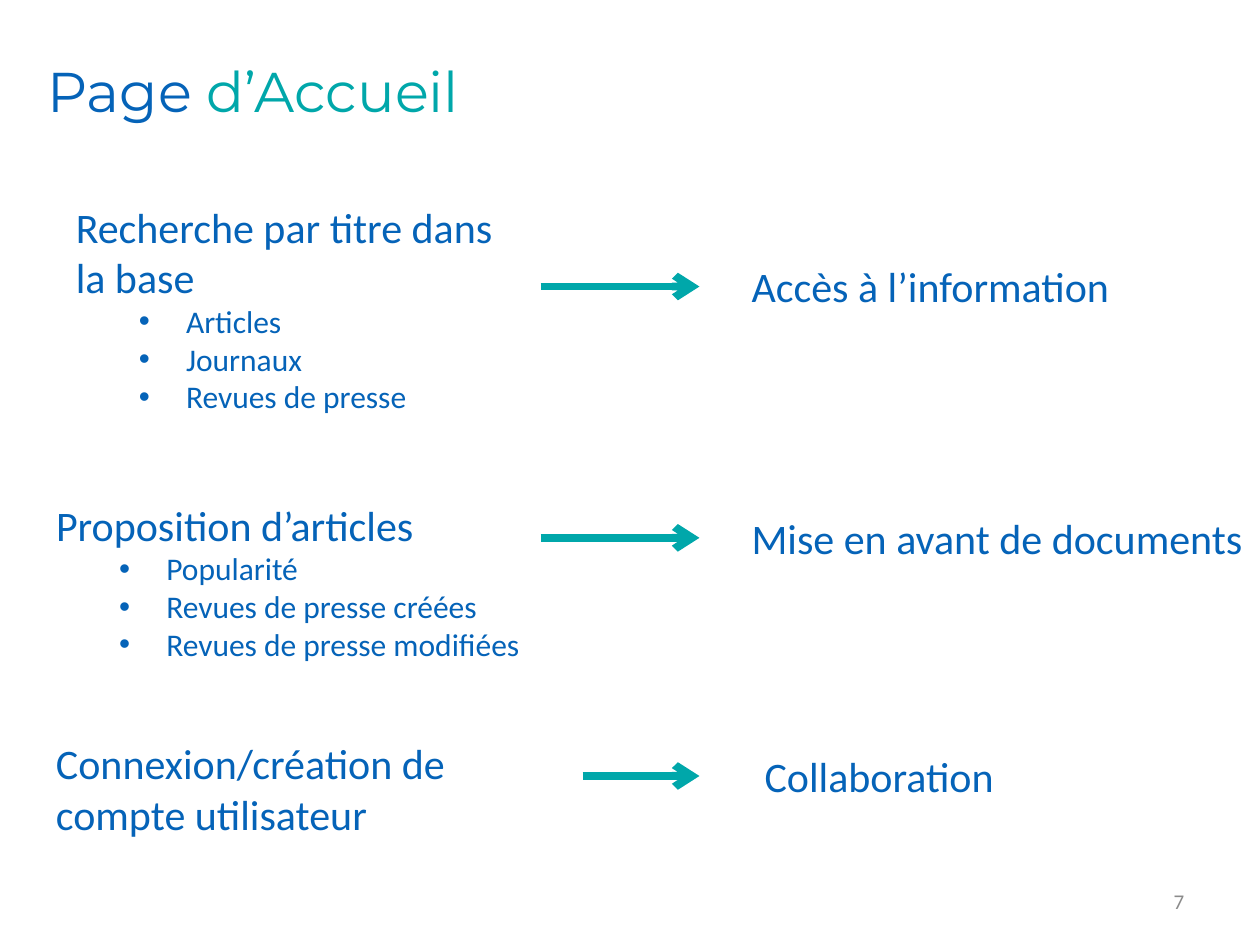
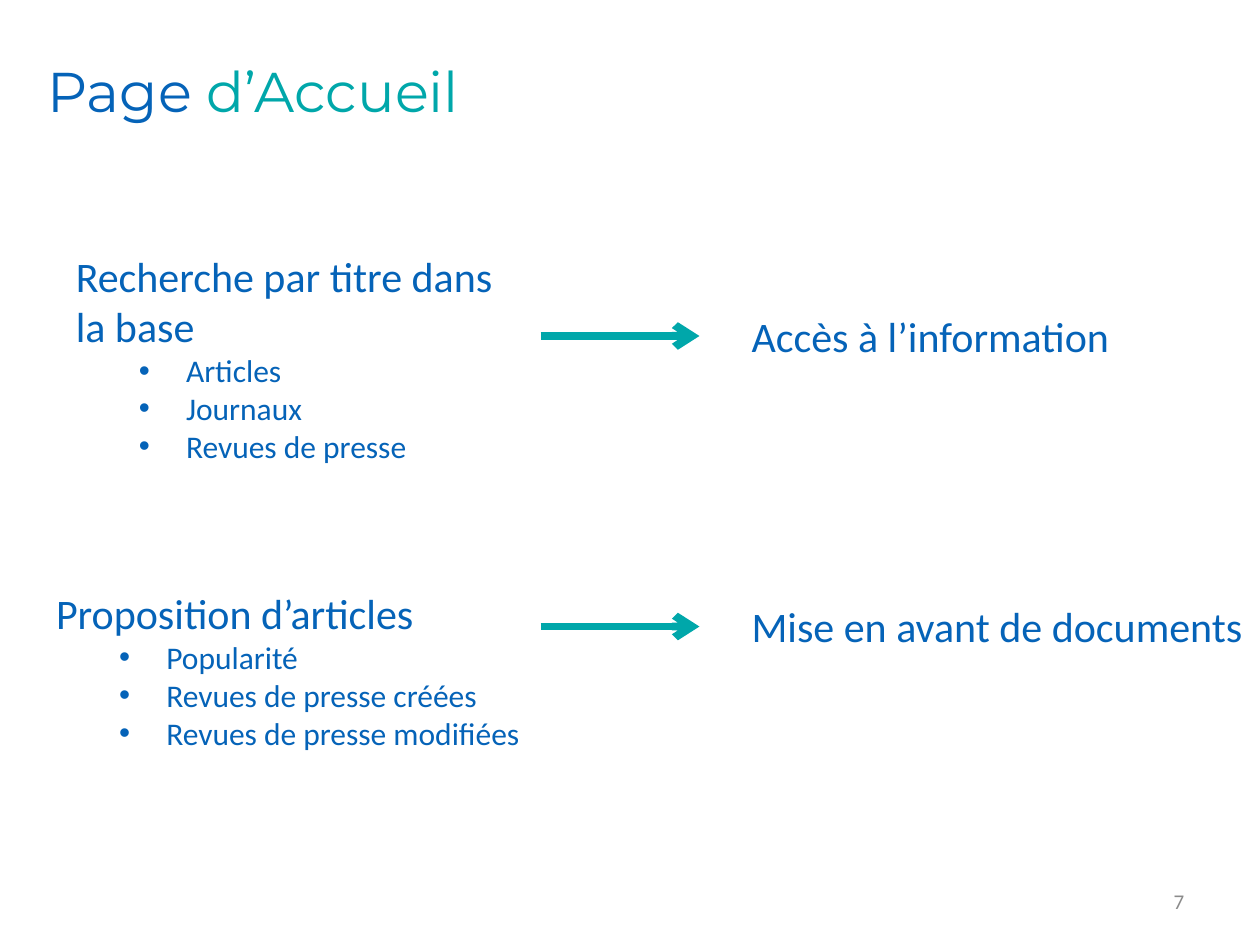
Before and after one commit to Romcol/Gutemberg-rapports, a slide deck: slide 7 of defense/1_project/powerpoint.pptx. Drawn at 1260x945 pixels with LibreOffice and Linux fonts; fonts in the diff are those of the drawing; background and template pictures are left out. Boxes give left, top, right and bottom in pixels: in the first picture for what was removed or moved away, otherwise in the second. Text is boxed around its words. In the diff, an @@ line names an element or a change of style, - is before the commit and + after.

```diff
--- a/defense/1_project/powerpoint.pptx
+++ b/defense/1_project/powerpoint.pptx
@@ 2 texts, 1 arrow: place and size @@
-2 texts, 1 arrow at box(76, 213, 1109, 413)
+2 texts, 1 arrow at box(76, 262, 1109, 463)
@@ 2 texts, 1 arrow: place and size @@
-2 texts, 1 arrow at box(56, 511, 1242, 661)
+2 texts, 1 arrow at box(56, 599, 1242, 750)
@@ text removed at box(56, 749, 445, 837) @@
-Connexion/création de compte utilisateur
@@ arrow removed from (582, 776) to (699, 776) @@
@@ text removed at box(765, 762, 994, 793) @@
-Collaboration
```
Also in this commit, not shown: 7 other slides changed.
